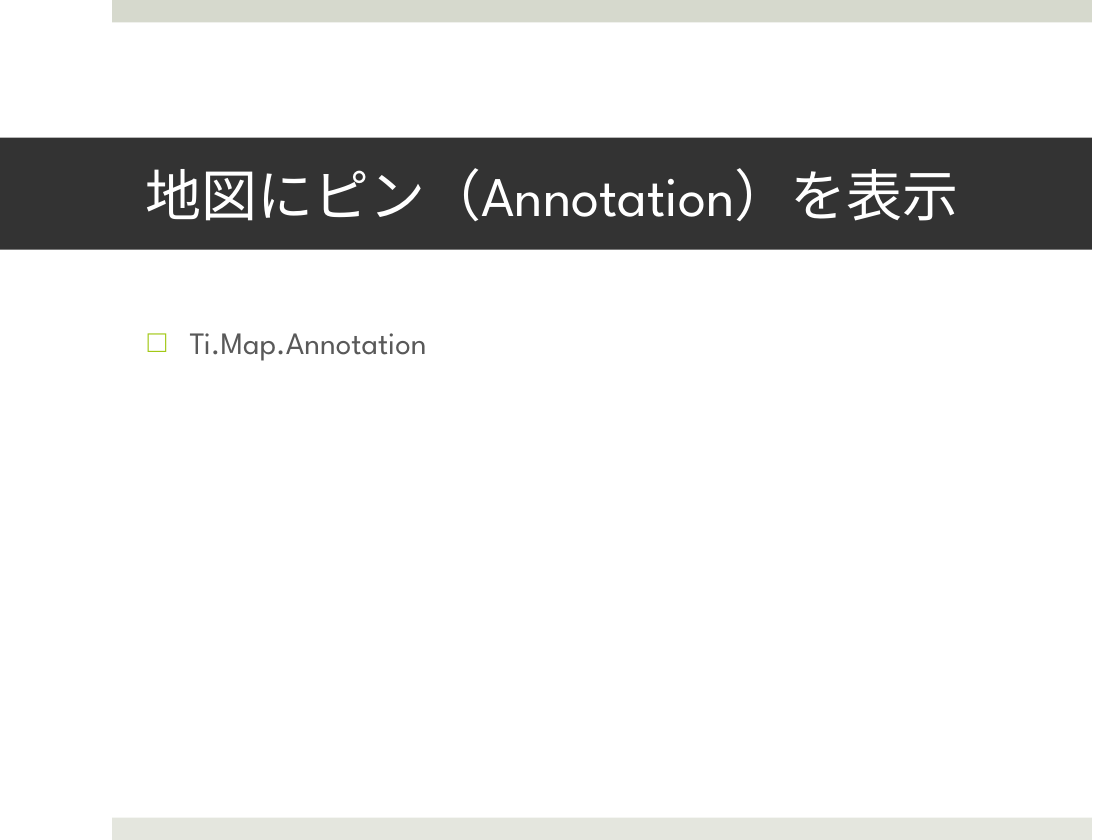
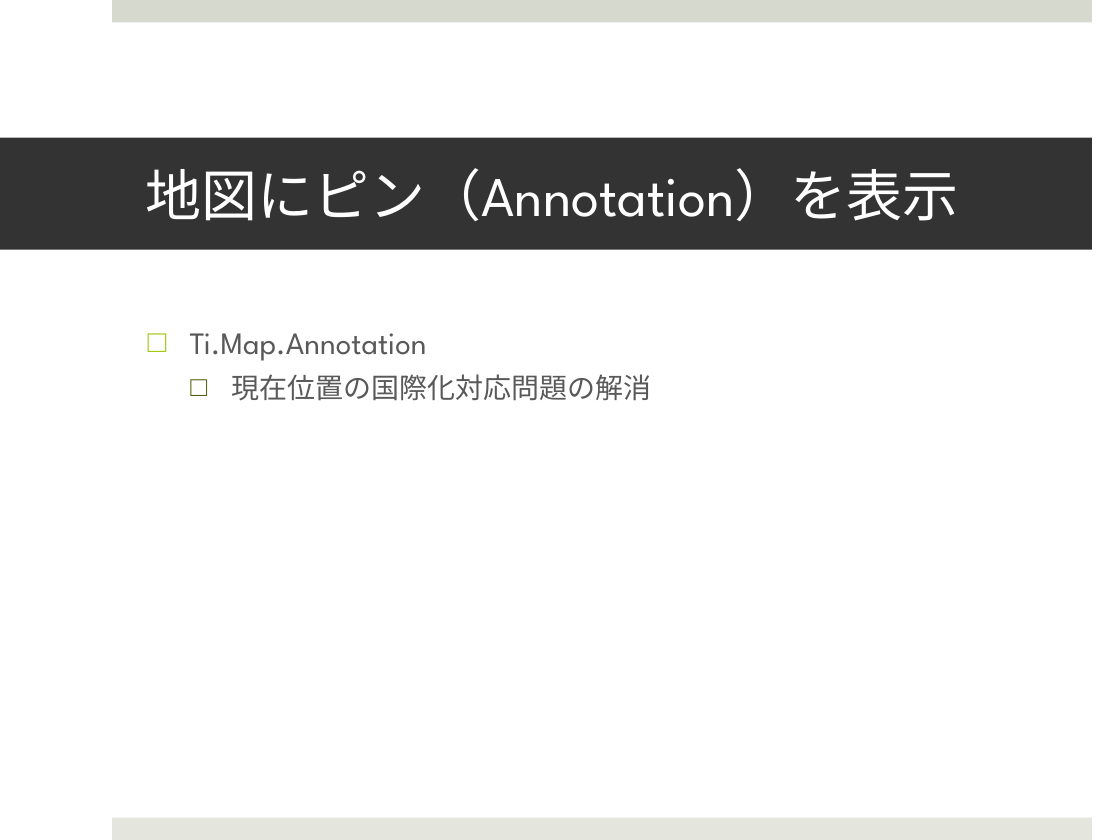
Before and after one commit to yagitoshiro/study3, a slide deck: slide 8 of study3.pptx. Drawn at 1120x840 pixels with LibreOffice and Linux fonts; fonts in the diff are those of the drawing. Boxes give left, top, right and bottom in pixels: in the first picture for what was removed or moved away, otherwise in the second. Text is boxed around its words. In the diff, an @@ line names an element or a change of style, - is before the commit and + after.

```diff
--- a/study3.pptx
+++ b/study3.pptx
@@ text at [232,374,652,401]: paragraph added @@
+  □ 現在位置の国際化対応問題の解消
```
Also in this commit, not shown: 2 other slides changed, 6 other files.
